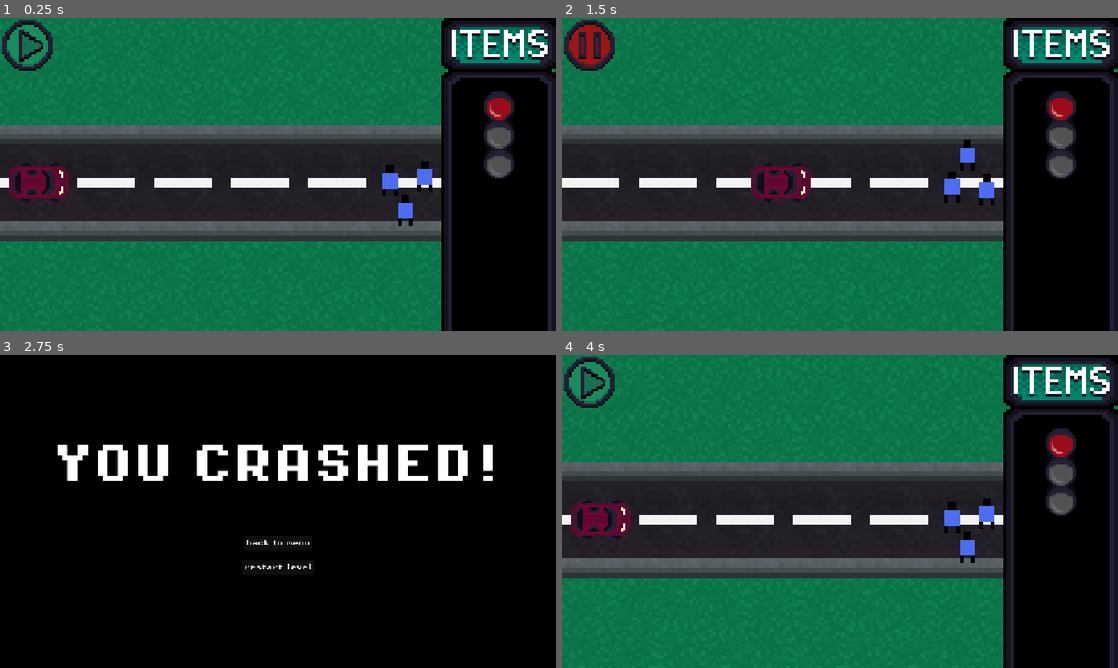
Above: before the commit, frames 1-4 (two rows, left to right).
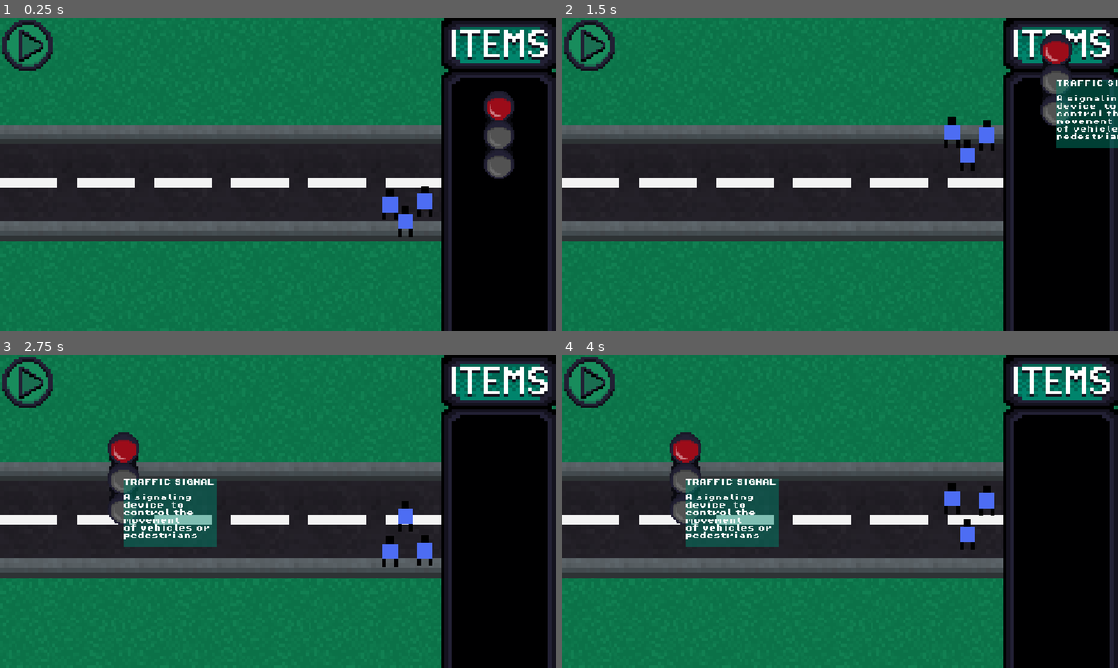
Above: after the commit, the same moments.

Repository: blueskyttle/traffic-shaffic-aarshi
Game: Godot game, scene res://scenes/game.tscn
Two runs of this game, one before a commit and one after it. Both use one fixed random seed, a clock stepped at 60 frames per second and the inputs below. This scene is started directly instead of the project's main scene.
Inputs (mouse positions are in pixels of both pictures, inside the frame that each line leads up to):
- Up to frame 1 (0.25 s): no input
- Up to frame 2 (1.5 s): click (628, 46) at 0.5 s; move the mouse to (1062, 136) at 1.27 s; press the mouse at (1062, 136) at 1.28 s
- Up to frame 3 (2.75 s): move the mouse to (166, 527) at 2.02 s; release the mouse at (166, 527) at 2.03 s; click (166, 527) at 2.1 s
- Up to frame 4 (4 s): click (840, 567) at 2.75 s, where only the run before the commit has a clickable "restart level"; move the mouse to (895, 442) at 3.52 s; press the mouse at (895, 442) at 3.53 s

The runs differ from the first frame. In frame 1, 2.0% of the frame differs, in the area x 1-78%, y 45-70%; in frame 2, 6.3%; in frame 3, 85%, in the area x 0-100%, y 0-100%; in frame 4, 7.6%.
Error after the commit: Parse Error: Preload file "uid://bjjk2gbs0vubg" does not exist. (res://scripts/car.gd:45)

Commit message:
remove large file

Diff:
--- a/assets/multimedia-play-icon-circle-button-svgrepo-com.svg
+++ /dev/null
@@ -1,26 +0,0 @@
-
-<?xml version="1.0" encoding="UTF-8"?>
-<svg xmlns="http://www.w3.org/2000/svg"
-     width="512"
-     height="512"
-     viewBox="0 0 512 512">
-
-  <circle
-    cx="256"
-    cy="256"
-    r="230"
-    fill="none"
-    stroke="#000000"
-    stroke-width="38"/>
-
-  <path
-    d="M205 145
-       L365 237
-       Q390 256 365 275
-       L205 367
-       Q180 380 180 350
-       L180 162
-       Q180 130 205 145 Z"
-    fill="#000000"/>
-
-</svg>
--- a/assets/pause-button-svgrepo-com.svg
+++ /dev/null
@@ -1,17 +0,0 @@
-<?xml version="1.0" encoding="utf-8"?>
-
-<!DOCTYPE svg PUBLIC "-//W3C//DTD SVG 1.1//EN" "http://www.w3.org/Graphics/SVG/1.1/DTD/svg11.dtd">
-<!-- Uploaded to: SVG Repo, www.svgrepo.com, Generator: SVG Repo Mixer Tools -->
-<svg version="1.1" id="_x32_" xmlns="http://www.w3.org/2000/svg" xmlns:xlink="http://www.w3.org/1999/xlink"
-	 viewBox="0 0 512 512"  xml:space="preserve">
-<style type="text/css">
-	.st0{fill:#000000;}
-</style>
-<g>
-	<path class="st0" d="M256.004,0c-141.166,0-256,114.841-256,256s114.834,256,256,256c141.151,0,255.992-114.841,255.992-256
-		S397.155,0,256.004,0z M256.004,466.046C140.001,466.046,45.95,372.002,45.95,256c0-116.002,94.051-210.046,210.054-210.046
-		c115.995,0,210.039,94.045,210.039,210.046C466.043,372.002,371.999,466.046,256.004,466.046z"/>
-	<rect x="177.23" y="190.36" class="st0" width="52.514" height="131.28"/>
-	<rect x="282.257" y="190.36" class="st0" width="52.506" height="131.28"/>
-</g>
-</svg>
--- a/icon.svg
+++ /dev/null
@@ -1 +0,0 @@
-<svg xmlns="http://www.w3.org/2000/svg" width="128" height="128"><rect width="124" height="124" x="2" y="2" fill="#363d52" stroke="#212532" stroke-width="4" rx="14"/><g fill="#fff" transform="translate(12.322 12.322)scale(.101)"><path d="M105 673v33q407 354 814 0v-33z"/><path fill="#478cbf" d="m105 673 152 14q12 1 15 14l4 67 132 10 8-61q2-11 15-15h162q13 4 15 15l8 61 132-10 4-67q3-13 15-14l152-14V427q30-39 56-81-35-59-83-108-43 20-82 47-40-37-88-64 7-51 8-102-59-28-123-42-26 43-46 89-49-7-98 0-20-46-46-89-64 14-123 42 1 51 8 102-48 27-88 64-39-27-82-47-48 49-83 108 26 42 56 81zm0 33v39c0 276 813 276 814 0v-39l-134 12-5 69q-2 10-14 13l-162 11q-12 0-16-11l-10-65H446l-10 65q-4 11-16 11l-162-11q-12-3-14-13l-5-69z"/><path d="M483 600c0 34 58 34 58 0v-86c0-34-58-34-58 0z"/><circle cx="725" cy="526" r="90"/><circle cx="299" cy="526" r="90"/></g><g fill="#414042" transform="translate(12.322 12.322)scale(.101)"><circle cx="307" cy="532" r="60"/><circle cx="717" cy="532" r="60"/></g></svg>
--- a/scenes/car.tscn
+++ b/scenes/car.tscn
@@ -1,29 +1,58 @@
 [gd_scene format=3 uid="uid://cvlxstcmvxm3m"]
 
 [ext_resource type="Script" uid="uid://b5ep86k3j8rr4" path="res://scripts/car.gd" id="1_uoj53"]
-[ext_resource type="Texture2D" uid="uid://beraabwc7r6g2" path="res://assets/car.png" id="2_k61xc"]
+[ext_resource type="Texture2D" uid="uid://bjjk2gbs0vubg" path="res://assets/carFrame1.png" id="2_cp117"]
+[ext_resource type="Texture2D" uid="uid://dj0glysxnj14n" path="res://assets/car frame 2.png" id="3_4clw4"]
+[ext_resource type="Texture2D" uid="uid://5wdqsnvww5n1" path="res://assets/car frame 3.png" id="4_ctevm"]
+[ext_resource type="Texture2D" uid="uid://btk7lrjygn0gt" path="res://assets/car frame 4.png" id="5_uraa1"]
+[ext_resource type="Texture2D" uid="uid://b5v0tjnktmqrm" path="res://assets/car frame 5.png" id="6_gm33m"]
 
-[sub_resource type="RectangleShape2D" id="RectangleShape2D_le82g"]
-size = Vector2(19.28125, 17.75)
+[sub_resource type="SpriteFrames" id="SpriteFrames_odilm"]
+animations = [{
+"frames": [{
+"duration": 1.0,
+"texture": ExtResource("2_cp117")
+}, {
+"duration": 1.0,
+"texture": ExtResource("3_4clw4")
+}, {
+"duration": 1.0,
+"texture": ExtResource("4_ctevm")
+}, {
+"duration": 1.0,
+"texture": ExtResource("5_uraa1")
+}, {
+"duration": 1.0,
+"texture": ExtResource("6_gm33m")
+}],
+"loop": 0,
+"name": &"turn",
+"speed": 5.0
+}]
+
+[sub_resource type="RectangleShape2D" id="RectangleShape2D_ry0np"]
+size = Vector2(250, 172)
 
 [sub_resource type="RectangleShape2D" id="RectangleShape2D_odilm"]
-size = Vector2(125, 87)
+size = Vector2(125, 86.5)
 
 [node name="car" type="CharacterBody2D" unique_id=887401131]
 script = ExtResource("1_uoj53")
 
-[node name="CarSideSvgrepoCom" type="Sprite2D" parent="." unique_id=947123103]
-scale = Vector2(0.429, 0.43)
-texture = ExtResource("2_k61xc")
+[node name="AnimatedSprite2D" type="AnimatedSprite2D" parent="." unique_id=1426728232]
+scale = Vector2(0.5, 0.5)
+sprite_frames = SubResource("SpriteFrames_odilm")
+animation = &"turn"
 
-[node name="CollisionShape2D" type="CollisionShape2D" parent="." unique_id=1292953604]
-position = Vector2(-4, 0)
-shape = SubResource("RectangleShape2D_le82g")
+[node name="CollisionShape2D" type="CollisionShape2D" parent="." unique_id=1904942048]
+position = Vector2(-1.5, 0)
+scale = Vector2(0.5, 0.5)
+shape = SubResource("RectangleShape2D_ry0np")
 
 [node name="Area2D" type="Area2D" parent="." unique_id=229924449]
 
 [node name="CollisionShape2D" type="CollisionShape2D" parent="Area2D" unique_id=1825946752]
-position = Vector2(-0.5, 0.5)
+position = Vector2(-1.5, -0.25)
 shape = SubResource("RectangleShape2D_odilm")
 
 [connection signal="lvl_play" from="." to="." method="_on_lvl_play"]
--- a/scenes/game.tscn
+++ b/scenes/game.tscn
@@ -19,11 +19,11 @@
 [node name="Level 1" parent="." unique_id=1126981036 instance=ExtResource("1_lbhrr")]
 
 [node name="StaticBody2D2" parent="." unique_id=843230710 instance=ExtResource("2_iywne")]
-position = Vector2(776, 464)
+position = Vector2(755, 454)
 scale = Vector2(2, 4)
 
 [node name="StaticBody2D" parent="." unique_id=118579619 instance=ExtResource("2_iywne")]
-position = Vector2(778, 210)
+position = Vector2(754, 207)
 scale = Vector2(2, 4)
 
 [node name="ColorRect" type="ColorRect" parent="." unique_id=362324082]
--- a/scripts/car.gd
+++ b/scripts/car.gd
@@ -1,13 +1,22 @@
 extends CharacterBody2D
 
 @export var tilemap_layer: TileMapLayer
-@export var speed: float = 400.0
+@export var speed: float = 200.0
 @export var tile_size: float = 20.0
+@export var look_offset: float = -77.0   # negative = turn later, positive = turn earlier
+@export var sprite_angle_offset: float = 0.0   # radians
+@onready var car: AnimatedSprite2D = $AnimatedSprite2D
 
 @onready var pause: Button = $"../pause"
 
+@export var anim_look_offset: float = -35.0   # when the turn animation starts
+@export var turn_anim_speed: float = 3
+var anim_played := false   # member variable
 var current_direction: Vector2 = Vector2.ZERO
 var last_cell := Vector2i(-999, -999)
+var previous_direction: Vector2 = Vector2.ZERO
+var last_anim_cell := Vector2i(-999, -999)
+
 signal lvl_play
 
 func pause1() -> void:
@@ -33,6 +42,8 @@
 	print(tilemap_layer.get_path(), " used: ", tilemap_layer.get_used_rect())
 	pause1()
 
+const CAR_FRAME_1 = preload("uid://bjjk2gbs0vubg")
+
 func _physics_process(_delta: float) -> void:
 	update_direction_from_tile()
 	velocity = current_direction * speed
@@ -54,13 +65,30 @@
 		lvl_play.emit()
 		print("emitted")
 
+const TURNS := {
+	"RU": [0, false],   "UL": [-90, false],
+	"LD": [-180, false], "DR": [-270, false],
+	"LU": [0, true],    "DL": [-90, true],
+	"RD": [-180, true],  "UR": [-270, true],
+}
+
+func update_car_turn() -> void:
+	if current_direction == previous_direction:
+		return
+	car.play("run")
+
+	previous_direction = current_direction
+
+
 func update_direction_from_tile() -> void:
-	# Use the body's position, not the sprite's
-	var cell = tilemap_layer.local_to_map(tilemap_layer.to_local(global_position))
+	# --- direction probe: decides WHEN the car turns ---
+	var probe = global_position + current_direction * look_offset
+	var cell = tilemap_layer.local_to_map(tilemap_layer.to_local(probe))
 	var data = tilemap_layer.get_cell_tile_data(cell)
 
 	if cell != last_cell:
 		last_cell = cell
+		print("cell ", cell, " dir=", data.get_custom_data("direction") if data else "none")
 
 	if data:
 		var value := str(data.get_custom_data("direction")).strip_edges().to_upper()
@@ -70,6 +98,25 @@
 			"L": current_direction = Vector2.LEFT
 			"R": current_direction = Vector2.RIGHT
 
+	# --- animation probe: decides WHEN the turn animation starts ---
+	var anim_probe = global_position + current_direction * anim_look_offset
+	var anim_cell = tilemap_layer.local_to_map(tilemap_layer.to_local(anim_probe))
+	var anim_data = tilemap_layer.get_cell_tile_data(anim_cell)
+
+	var anim_key := ""
+	if anim_data:
+		var v := str(anim_data.get_custom_data("direction")).strip_edges().to_upper()
+		if v.length() >= 2:
+			anim_key = v.substr(0, 1) + v.substr(v.length() - 1, 1)
+
+	if TURNS.has(anim_key):
+		if not anim_played:
+			anim_played = true
+			car.rotation_degrees = TURNS[anim_key][0]
+			car.flip_h = TURNS[anim_key][1]
+			car.play("turn", turn_anim_speed)
+	else:
+		anim_played = false
 
 func _on_lvl_play():
 	pause.toggle_mode = false
Not shown, removed: assets/multimedia-play-icon-circle-button-svgrepo-com.svg.import
Not shown, removed: assets/opening bkg.svg.import
Not shown, removed: assets/pause-button-svgrepo-com.svg.import
Binary file removed: assets/tilesgeet split 3.png
Not shown, removed: assets/tilesgeet split 3.png.import
Binary file removed: assets/traffic_signal.png
Not shown, removed: assets/traffic_signal.png.import
Not shown, removed: car.gd.uid
Not shown, removed: icon.svg.import
Not shown, removed: main.gd.uid
